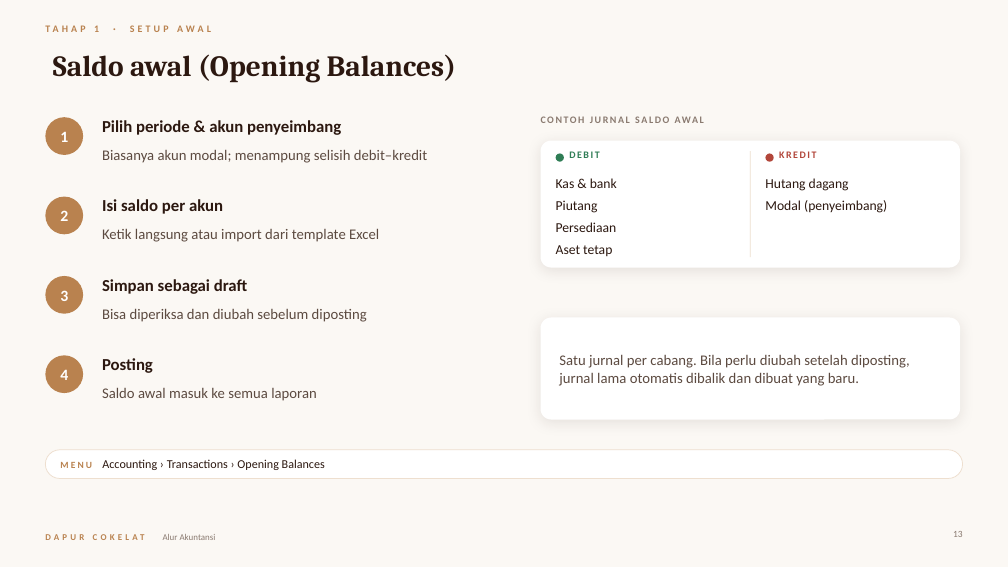
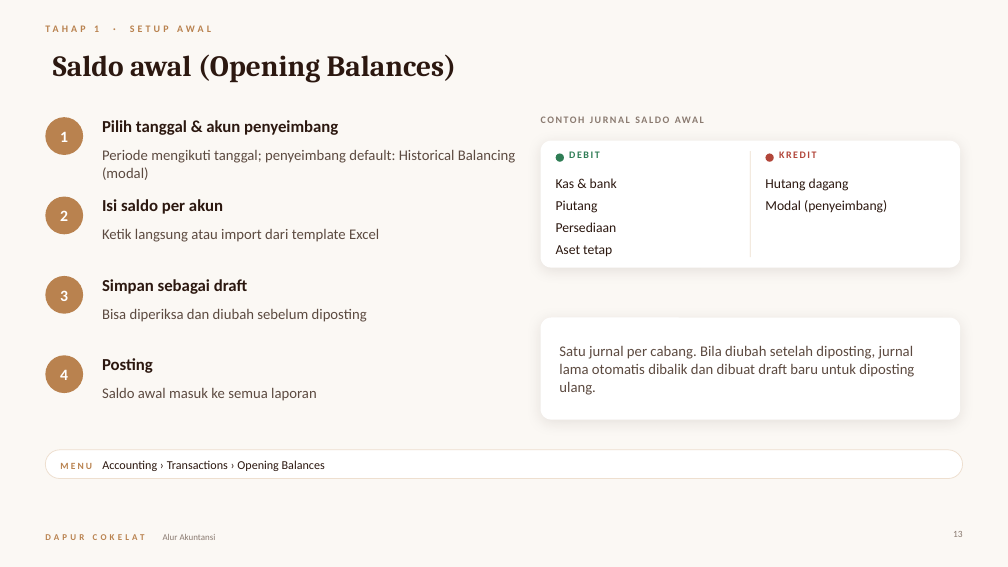
Before and after one commit to poedihippo/restopia-web, a slide deck: slide 13 of docs/Alur-Akuntansi-Dapur-Cokelat.pptx. Drawn at 1008x567 pixels with LibreOffice and Linux fonts; fonts in the diff are those of the drawing. Boxes give left, top, right and bottom in pixels: in the first picture for what was removed or moved away, otherwise in the second. Text is boxed around its words. In the diff, an @@ line names an element or a change of style, - is before the commit and + after.

```diff
--- a/docs/Alur-Akuntansi-Dapur-Cokelat.pptx
+++ b/docs/Alur-Akuntansi-Dapur-Cokelat.pptx
@@ text at bbox=[102, 120, 338, 135]: text changed @@
-Pilih periode & akun penyeimbang
+Pilih tanggal & akun penyeimbang
@@ text at bbox=[102, 150, 515, 180]: text changed @@
-Biasanya akun modal; menampung selisih debit–kredit
+Periode mengikuti tanggal; penyeimbang default: Historical Balancing (modal)
@@ text at bbox=[559, 345, 914, 395]: text changed @@
-Satu jurnal per cabang. Bila perlu diubah setelah diposting, jurnal lama otomatis dibalik dan dibuat yang baru.
+Satu jurnal per cabang. Bila diubah setelah diposting, jurnal lama otomatis dibalik dan dibuat draft baru untuk diposting ulang.
```
Also in this commit, not shown: 24 other slides changed, 1 other file.
